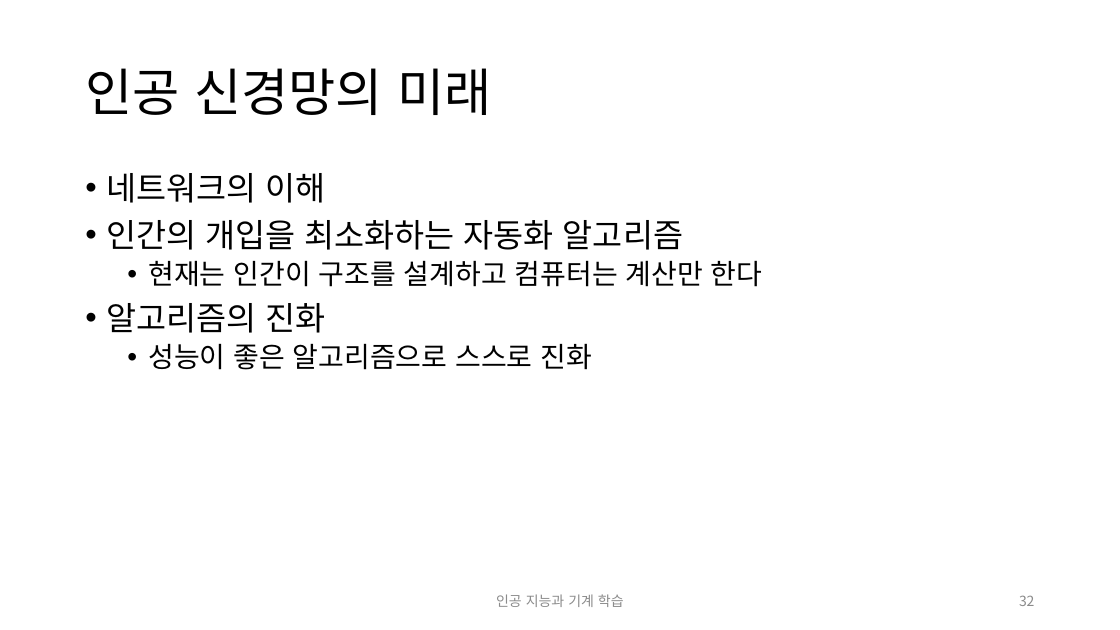
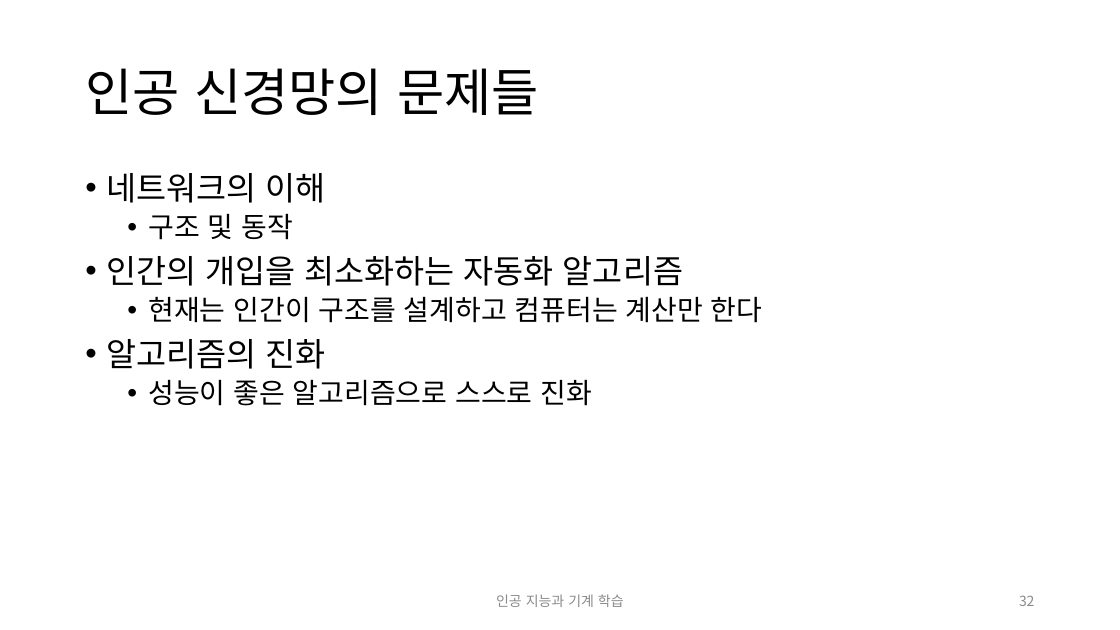
Before and after one commit to ggorr/MachineLearning, a slide deck: slide 32 of 인공 지능과 기계 학습.pptx. Drawn at 1120x630 pixels with LibreOffice and Linux fonts; fonts in the diff are those of the drawing. Boxes give left, top, right and bottom in pixels: in the first picture for what was removed or moved away, otherwise in the second. Text is boxed around its words. In the diff, an @@ line names an element or a change of style, - is before the commit and + after.

```diff
--- a/인공 지능과 기계 학습.pptx
+++ b/인공 지능과 기계 학습.pptx
@@ title at <box>85,68,539,115</box>: text changed @@
-인공 신경망의 미래
+인공 신경망의 문제들
@@ text at <box>148,213,293,240</box>: paragraph added @@
+  • 구조 및 동작
```
Also in this commit, not shown: 14 other slides changed.
